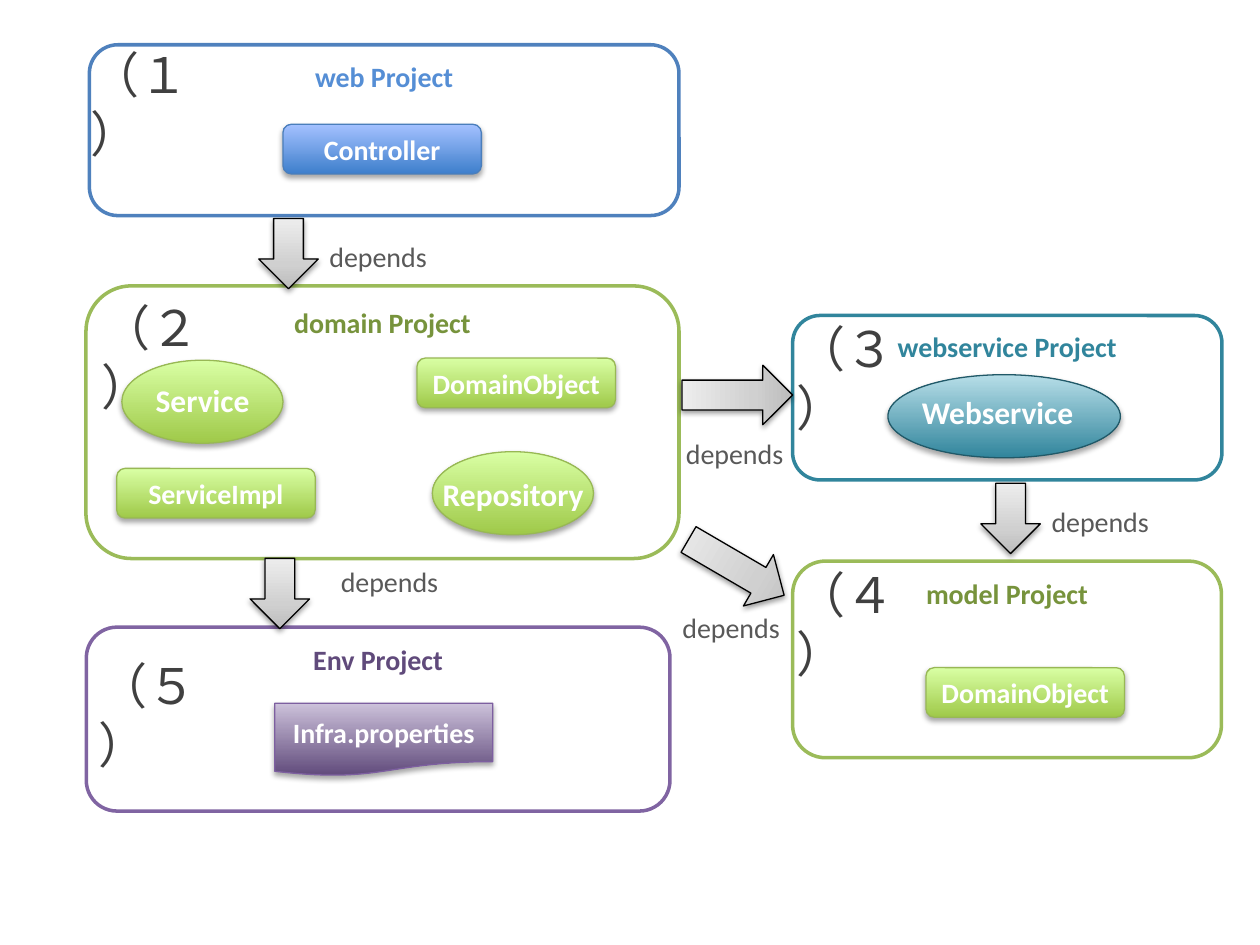
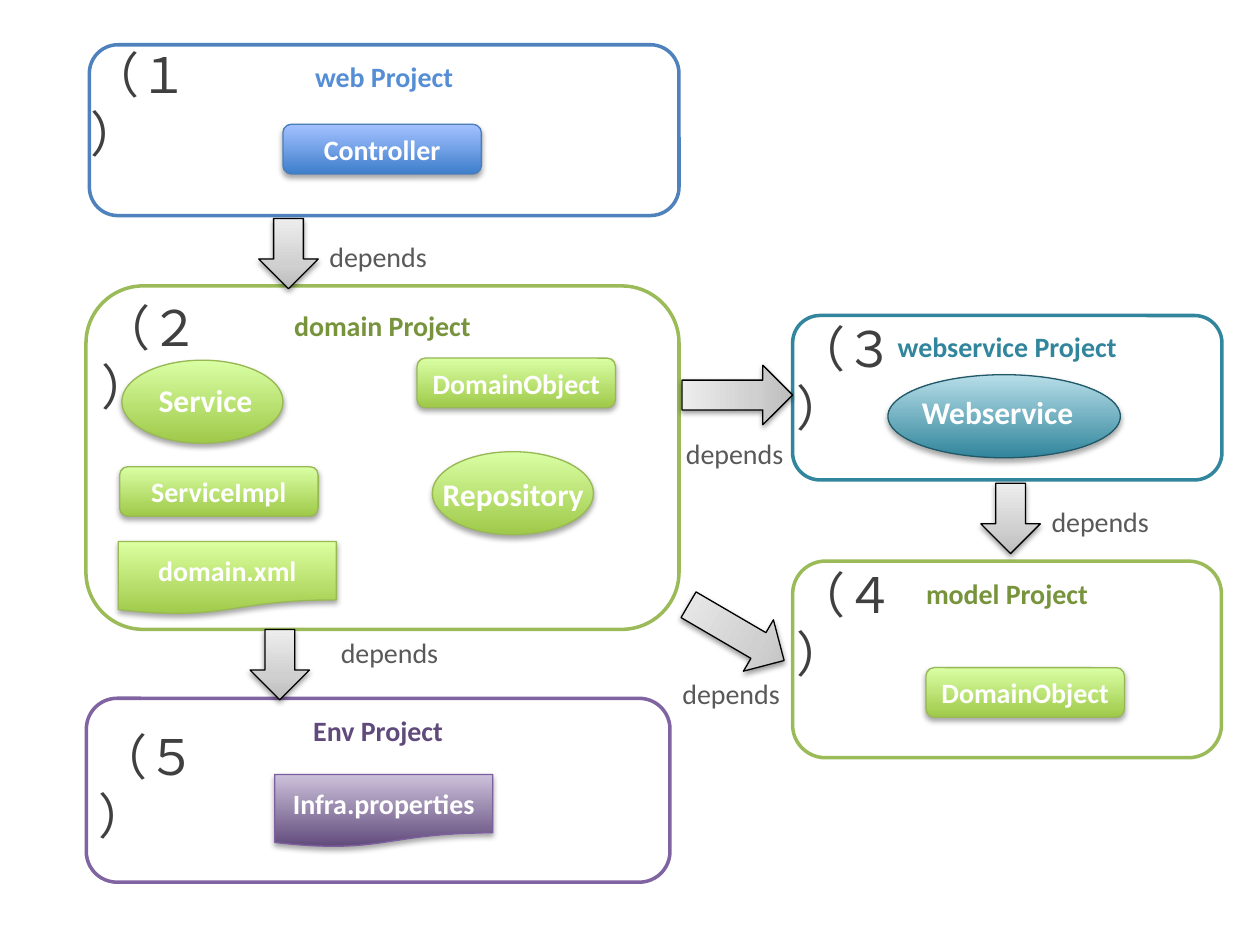
Before and after one commit to lixl0303/guideline, a slide deck: slide 6 of source/ArchitectureInDetail/WebServiceDetail/images_SOAP/materialSOAP.pptx. Drawn at 1260x945 pixels with LibreOffice and Linux fonts; fonts in the diff are those of the drawing. Boxes give left, top, right and bottom in pixels: in the first picture for what was removed or moved away, otherwise in the second. Text is boxed around its words. In the diff, an @@ line names an element or a change of style, - is before the commit and + after.

```diff
--- a/source/ArchitectureInDetail/WebServiceDetail/images_SOAP/materialSOAP.pptx
+++ b/source/ArchitectureInDetail/WebServiceDetail/images_SOAP/materialSOAP.pptx
@@ rounded rectangle "domain Project": place and size @@
-rounded rectangle "domain Project" at [86,286,679,558]
+rounded rectangle "domain Project" at [86,286,679,630]
@@ flow chart document added at [118,542,336,615], fill gradient #A0CA4A to #DCFFA0, outline #98B954 0.75 pt, 16 pt, text #FFFFFF, bold @@
+domain.xml
@@ down arrow: place and size @@
-down arrow at [674,514,799,620]
+down arrow at [674,579,799,686]
@@ 2 texts, 1 rounded rectangle, 1 flow chart document, 1 down arrow: place and size @@
-2 texts, 1 rounded rectangle, 1 flow chart document, 1 down arrow at [87,558,670,811]
+2 texts, 1 rounded rectangle, 1 flow chart document, 1 down arrow at [87,630,670,882]
@@ text "depends": place and size @@
-text "depends" at [682,618,779,643]
+text "depends" at [682,684,779,709]
```
Also in this commit, not shown: 1 other file.
